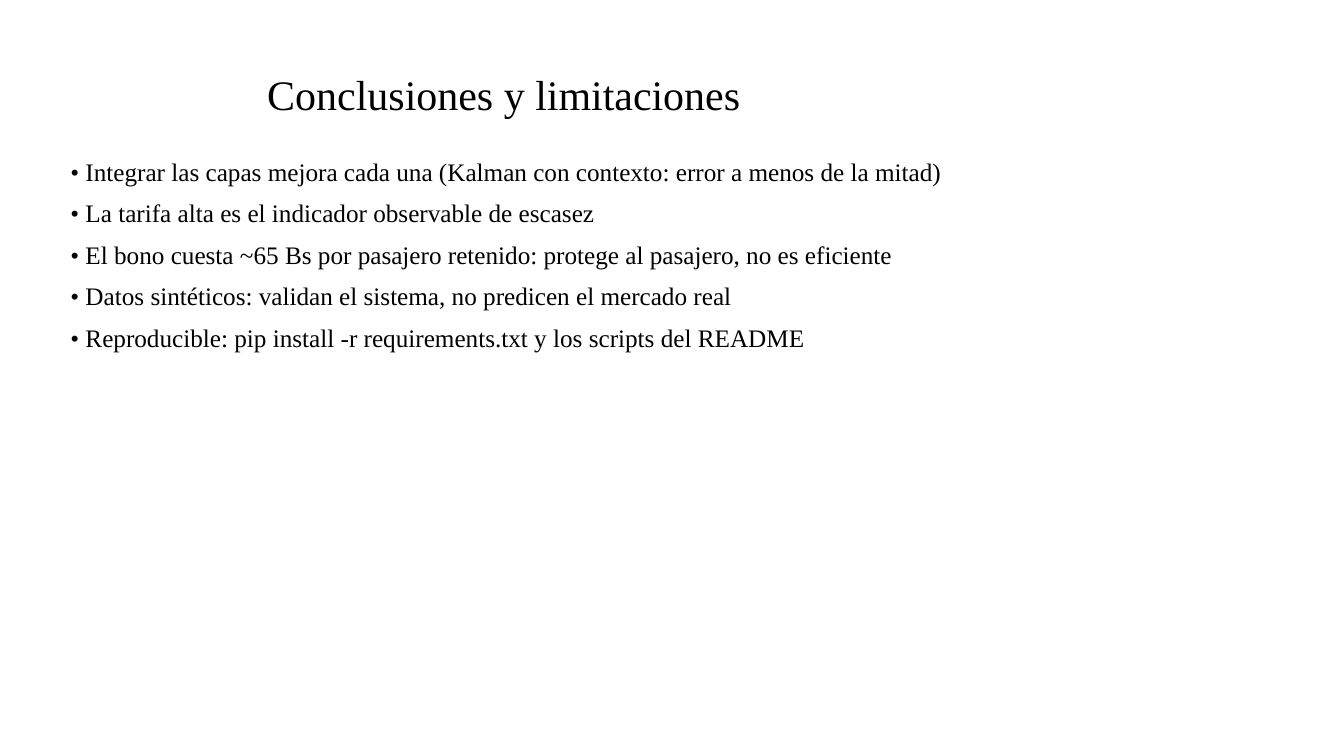
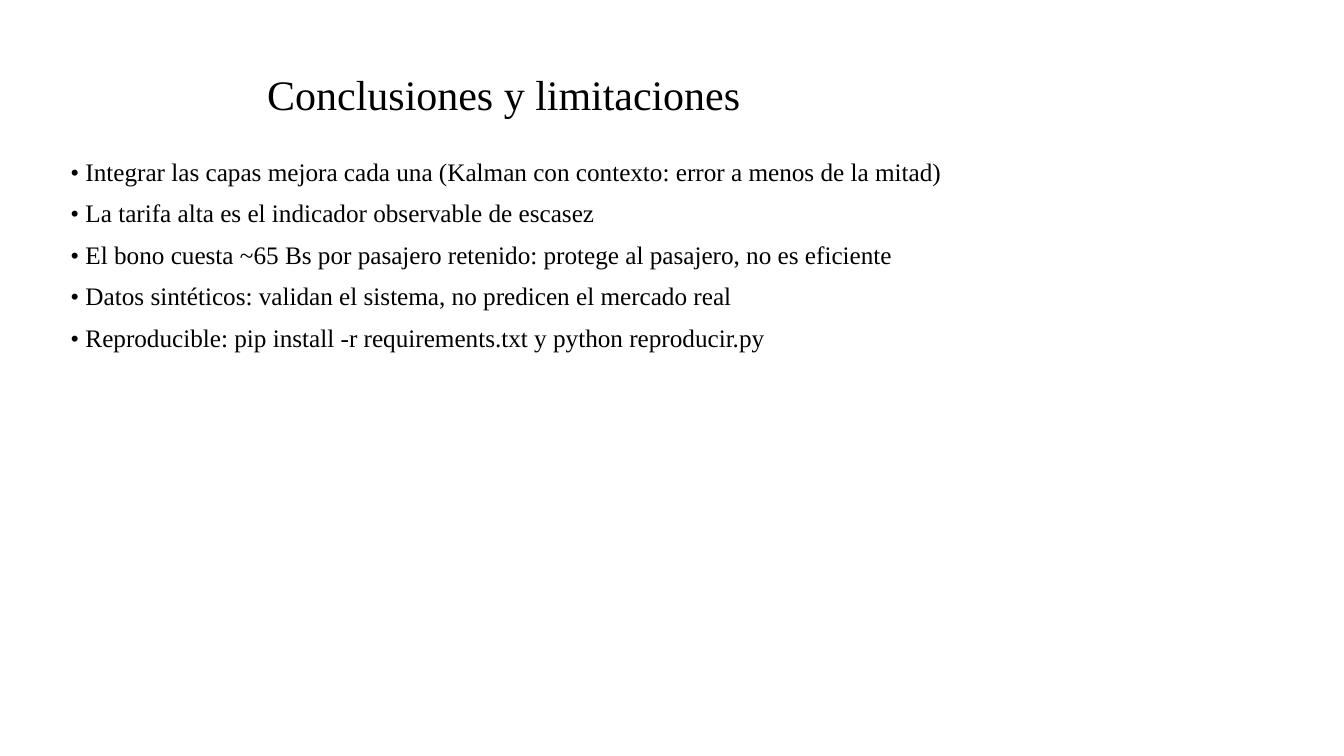
Before and after one commit to Ruben-Cordero/pasajes, a slide deck: slide 13 of informe/presentacion.pptx (slide 10 before the commit). Drawn at 1344x756 pixels with LibreOffice and Linux fonts; fonts in the diff are those of the drawing. Boxes give left, top, right and bottom in pixels: in the first picture for what was removed or moved away, otherwise in the second. Text is boxed around its words. In the diff, an @@ line names an element or a change of style, - is before the commit and + after.

```diff
--- a/informe/presentacion.pptx
+++ b/informe/presentacion.pptx
@@ text at <box>85,329,764,353</box>: text changed @@
-• Reproducible: pip install -r requirements.txt y los scripts del README
+• Reproducible: pip install -r requirements.txt y python reproducir.py
```
Also in this commit, not shown: 3 slides added, 48 other files.
